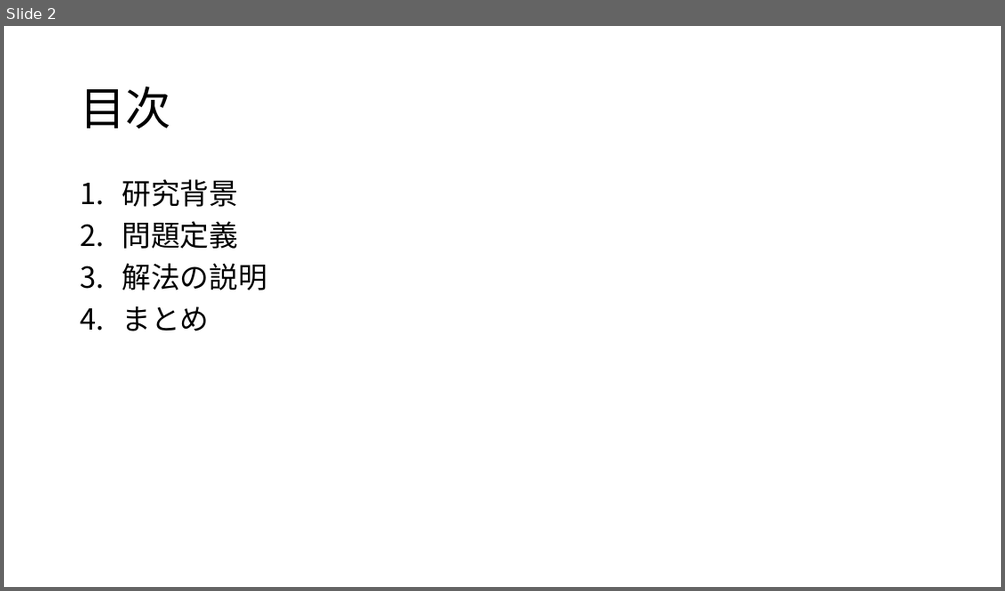
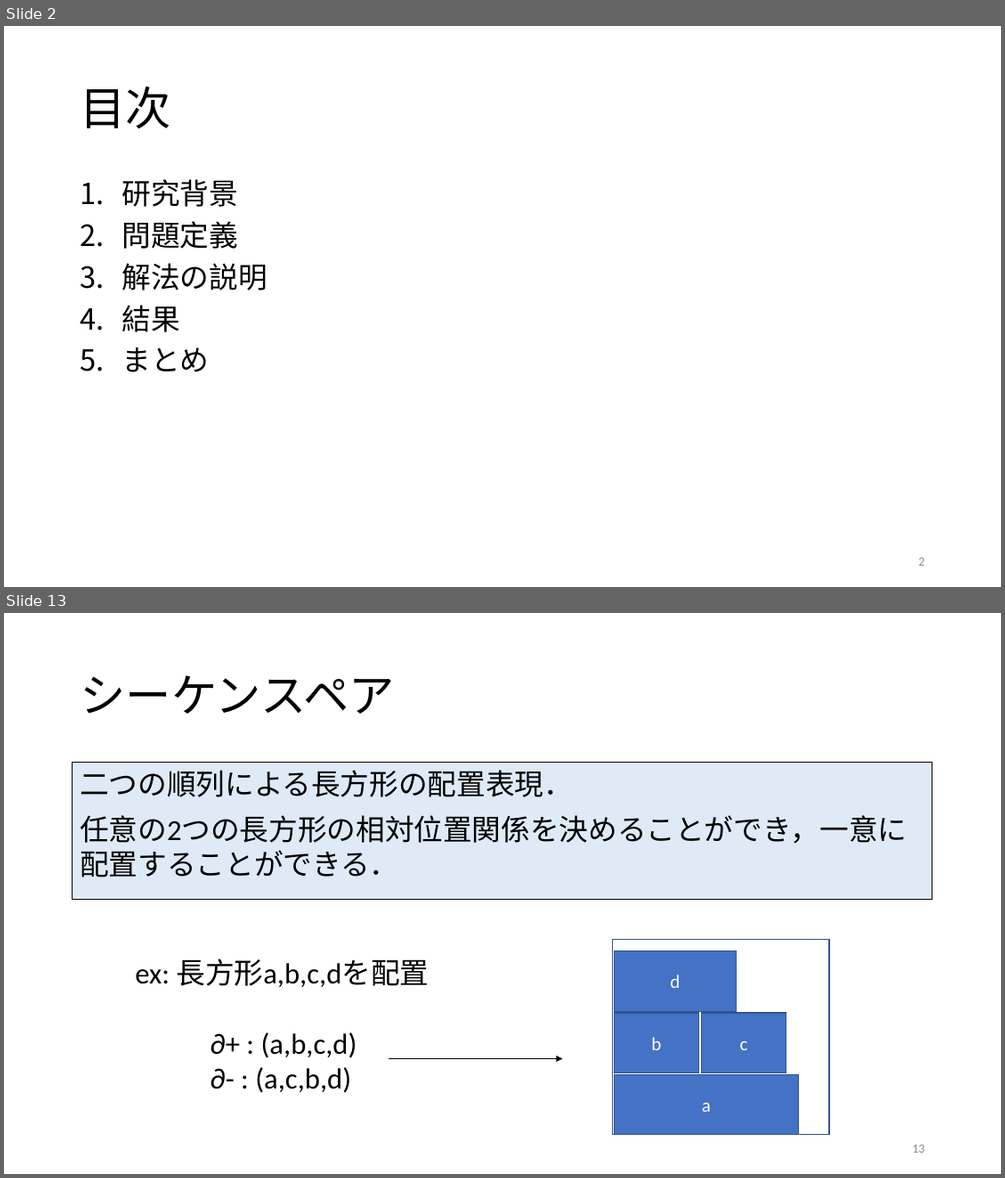
Before and after one commit to r-kurosu/kline, a slide deck: 卒論発表スライド.pptx. Shown one above the other, each under a label of ours: slide 2 before the commit, slides 2 and 13 after it; the slides between them are not shown. The pictures are 1005x591 and 1005x1178 pixels, drawn with LibreOffice and Linux fonts; fonts in the diff are those of the drawing. Boxes give left, top, right and bottom in pixels: in the first picture for what was removed or moved away, otherwise in the second. Text is boxed around its words. In the diff, an @@ line names an element or a change of style, - is before the commit and + after.

```diff
--- a/卒論発表スライド.pptx
+++ b/卒論発表スライド.pptx
@@ slide 13 added at box(4, 613, 1001, 1174), background #FFFFFF @@
@@ title added at box(80, 675, 394, 714), 44 pt, text #000000 @@
+シーケンスペア
@@ text added at box(73, 763, 933, 900), fill #DEEBF7, outline #000000 0.75 pt, 28 pt, text #000000 @@
+二つの順列による長方形の配置表現．
+任意の2つの長方形の相対位置関係を決めることができ，一意に配置することができる．
@@ text added at box(135, 958, 429, 1093), 28 pt, text #000000 @@
+ex: 長方形a,b,c,dを配置
+∂+ : (a,b,c,d)
+∂- : (a,c,b,d)
@@ rectangle added at box(613, 939, 830, 1135), outline #325491 1 pt @@
@@ rectangle added at box(615, 951, 736, 1011), fill #4472C4, outline #325491 1 pt, 18 pt, text #FFFFFF @@
+d
@@ rectangle added at box(615, 1013, 699, 1073), fill #4472C4, outline #325491 1 pt, 18 pt, text #FFFFFF @@
+b
@@ rectangle added at box(702, 1013, 787, 1073), fill #4472C4, outline #325491 1 pt, 18 pt, text #FFFFFF @@
+c
@@ arrow added from (389, 1059) to (563, 1059), #000000 0.5 pt @@
@@ rectangle added at box(615, 1074, 799, 1135), fill #4472C4, outline #325491 1 pt, 18 pt, text #FFFFFF @@
+a
@@ page number added at box(912, 1144, 924, 1152), 12 pt, text #8C8C8C @@
+13
@@ slide 2 changed as well @@
@@ text at box(122, 305, 180, 332): paragraph added @@
+4. 結果
@@ page number added at box(918, 557, 924, 565), 12 pt, text #8C8C8C @@
+2
```
Also in this commit, not shown: 1 other slide changed, 23 other slides added, 36 other files.
